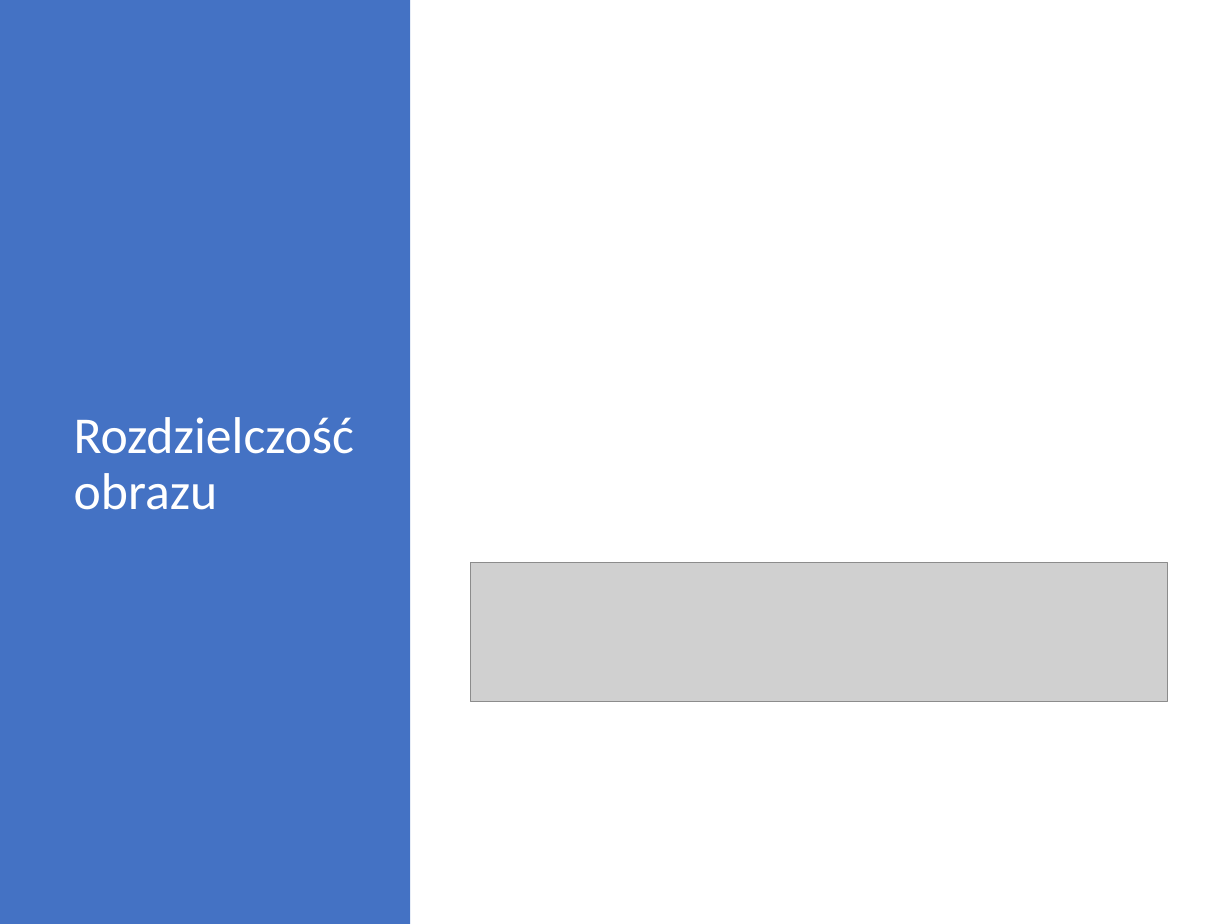
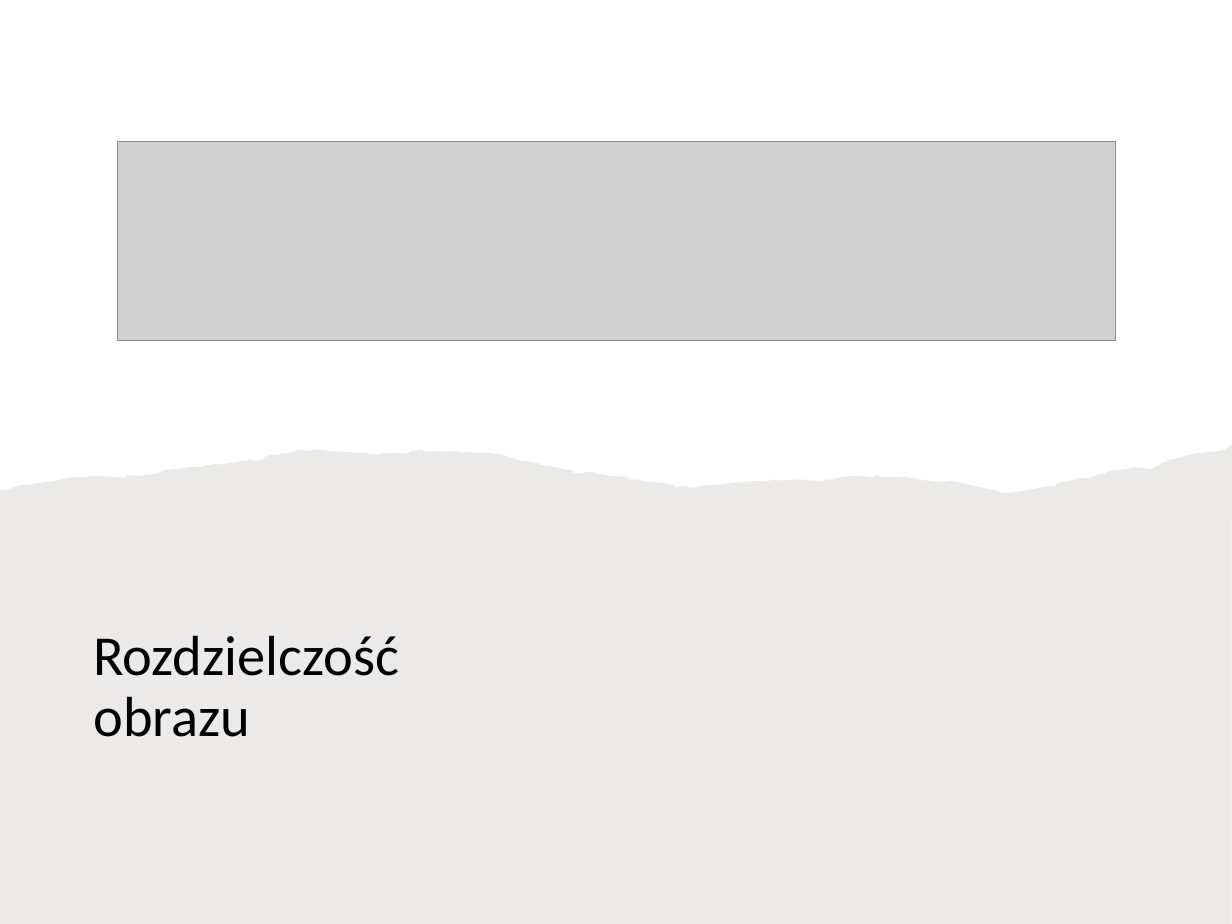
Before and after one commit to blackbat13/cs-lut, a slide deck: slide 3 of Grafika/Grafika rastrowa i wektorowa.pptx. Drawn at 1232x924 pixels with LibreOffice and Linux fonts; fonts in the diff are those of the drawing; grey boxes stand for pictures. Boxes give left, top, right and bottom in pixels: in the first picture for what was removed or moved away, otherwise in the second. Text is boxed around its words. In the diff, an @@ line names an element or a change of style, - is before the commit and + after.

```diff
--- a/Grafika/Grafika rastrowa i wektorowa.pptx
+++ b/Grafika/Grafika rastrowa i wektorowa.pptx
@@ rectangle removed at box(0, 0, 411, 924) @@
@@ picture: place and size @@
-picture at box(470, 562, 1167, 702)
+picture at box(117, 141, 1115, 340)
@@ freeform shape added at box(0, 444, 1232, 924), fill #82766A at 15% opacity @@
@@ title "Rozdzielczość obrazu": place and size @@
-title "Rozdzielczość obrazu" at box(74, 417, 354, 510)
+title "Rozdzielczość obrazu" at box(93, 635, 399, 737)
@@ title "Rozdzielczość obrazu" at box(93, 635, 399, 737): size 43 to 46.9 pt, text colour #FFFFFF to #000000 @@
```
Also in this commit, not shown: 4 other slides changed, 4 other files.
